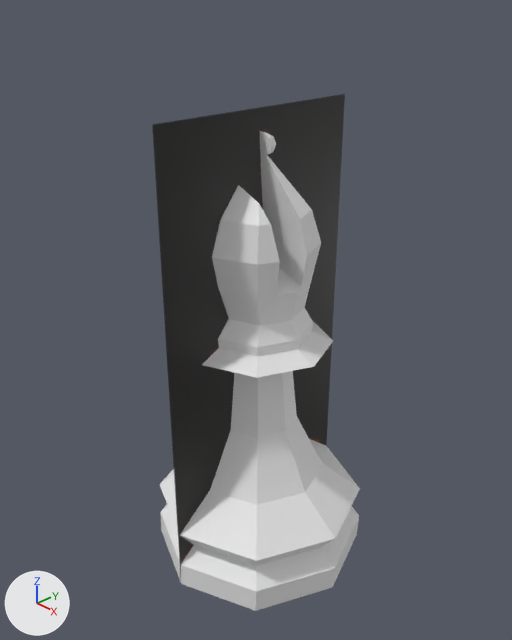
What one commit did to the Blender file Chess Set/Models/bishop.blend.
Camera for both pictures: a 50 mm camera at (0.0808, -0.0768, 0.1023) aimed at (-0.0006, -0.0002, 0.0479). The axes (+X, +Y, +Z) are drawn at lower left. The lights are the same throughout.

Script lines for the objects in view, before the commit:
```python
me_cube = bpy.data.meshes.new('Cube')
me_cube.from_pydata(...)  # a box spanning x -0.015..0.015, y -0.015..0.015, z -0.015..0.015
me_cylinder_001 = bpy.data.meshes.new('Cylinder.001')
me_cylinder_001.from_pydata(...)  # 161 vertices, 162 faces; spans x -0.015..0.015, y -0.0149..0.0151, z 0.0..0.0602
me_staunton_bishop = bpy.data.meshes.new('Staunton Bishop')
me_staunton_bishop.from_pydata(...)  # 4 vertices, 1 face; spans x -0.238..0.238, y -0.5..0.5, z 0.0
me_staunton_bishop.materials.append(mat_staunton_bishop)  # picture img_staunton_bishop_png
ob_bishop = bpy.data.objects.new('Bishop', me_cylinder_001)
ob_bishop.location = (0.0, 0.0, 0.0)
ob_bishop.scale = (1.34, 1.34, 1.34)
_m = ob_bishop.modifiers.new('Boolean', 'BOOLEAN')
_m.object = ob_notch
_m.solver = 'FLOAT'
ob_notch = bpy.data.objects.new('notch', me_cube)
ob_notch.location = (0.000033, -0.0022, 0.0754)
ob_notch.rotation_euler = (0.0696, 0.348, 0.0238)  # degrees (4, 20, 1.4)
ob_notch.scale = (1.0, 0.167, 1.0)
ob_notch.hide_set(True)
ob_staunton_bishop = bpy.data.objects.new('Staunton Bishop', me_staunton_bishop)
ob_staunton_bishop.location = (0.0, 0.0, 0.0421)
ob_staunton_bishop.rotation_euler = (1.571, 0.0, 1.571)  # degrees (90, 0, 90)
ob_staunton_bishop.scale = (0.084, 0.084, 0.084)
```
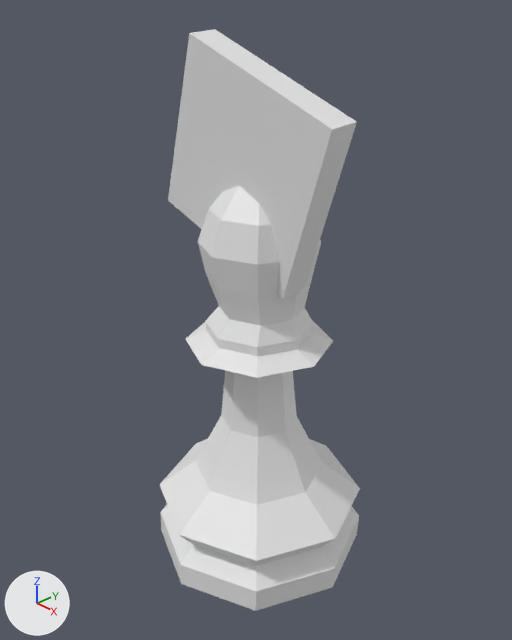
Commit message: Parented the notch to the bishop piece

Edits to the bpy script that builds the scene:
```text
Change ob_staunton_bishop:
    add ob_staunton_bishop.hide_set(True)
Change ob_notch:
    remove ob_notch.hide_set(True)
```

Where the change shows, as pixel boxes (x1, y1, x2, y2) in the pictures (512 x 640 px):
'Staunton Bishop', hidden (black): before (152, 94, 345, 579)
'notch', shown: after (168, 29, 357, 299)
